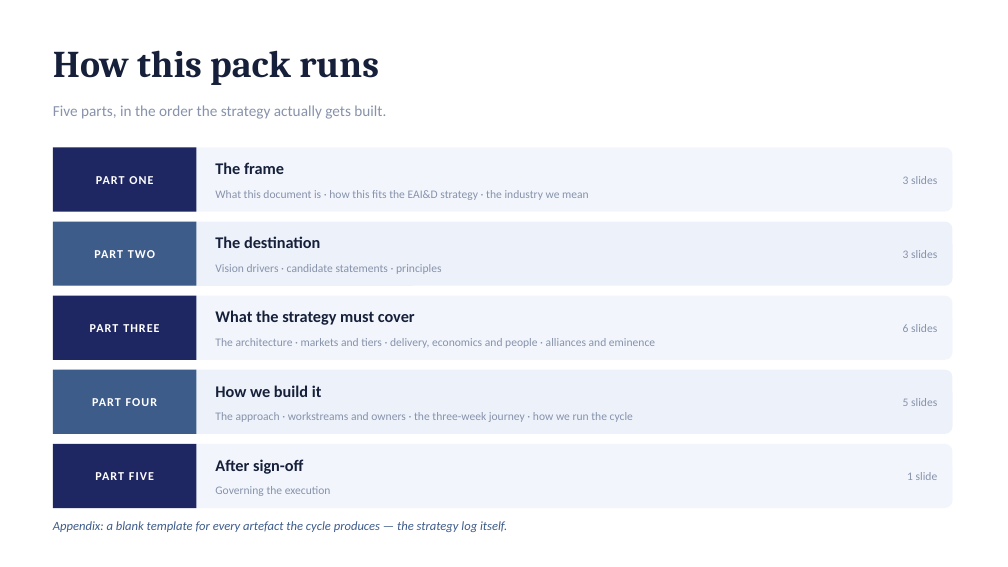
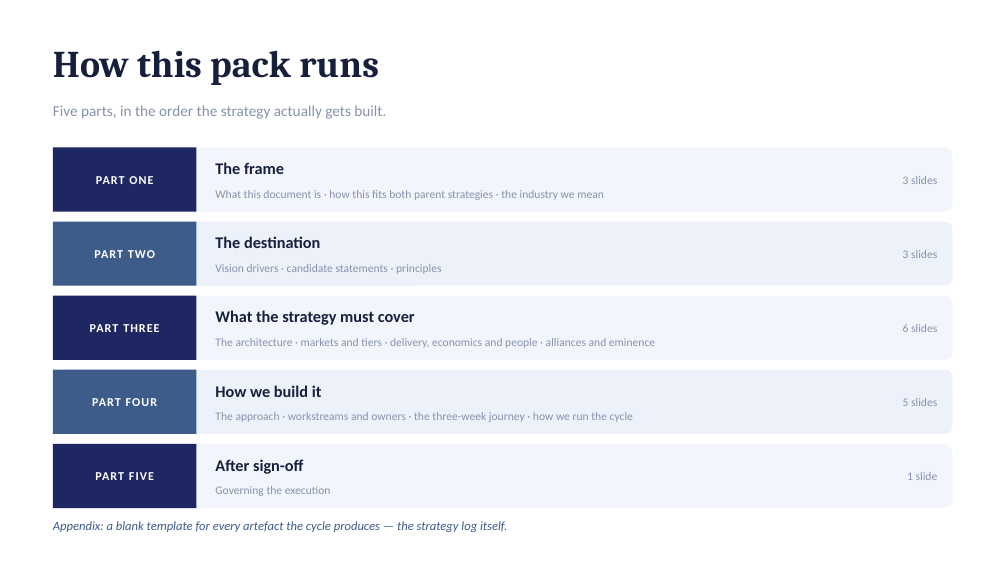
Before and after one commit to dhajjar-cyber/bae, a slide deck: slide 2 of FSI strategy/EAI&D-FSI-Strategy-Development-Plan.pptx. Drawn at 1008x567 pixels with LibreOffice and Linux fonts; fonts in the diff are those of the drawing. Boxes give left, top, right and bottom in pixels: in the first picture for what was removed or moved away, otherwise in the second. Text is boxed around its words. In the diff, an @@ line names an element or a change of style, - is before the commit and + after.

```diff
--- a/FSI strategy/EAI&D-FSI-Strategy-Development-Plan.pptx
+++ b/FSI strategy/EAI&D-FSI-Strategy-Development-Plan.pptx
@@ text at [215,190,604,200]: text changed @@
-What this document is · how this fits the EAI&D strategy · the industry we mean
+What this document is · how this fits both parent strategies · the industry we mean
```
Also in this commit, not shown: 2 other slides changed, 2 other files.
